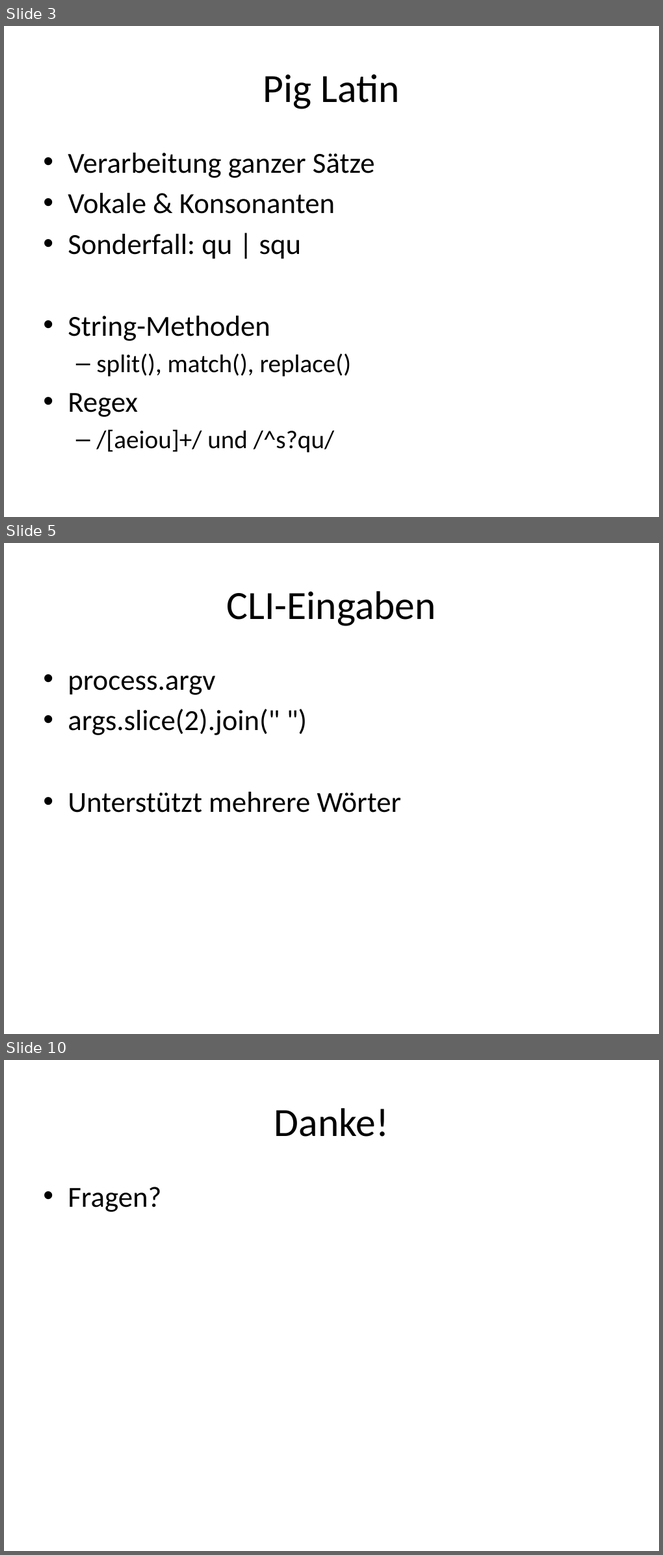
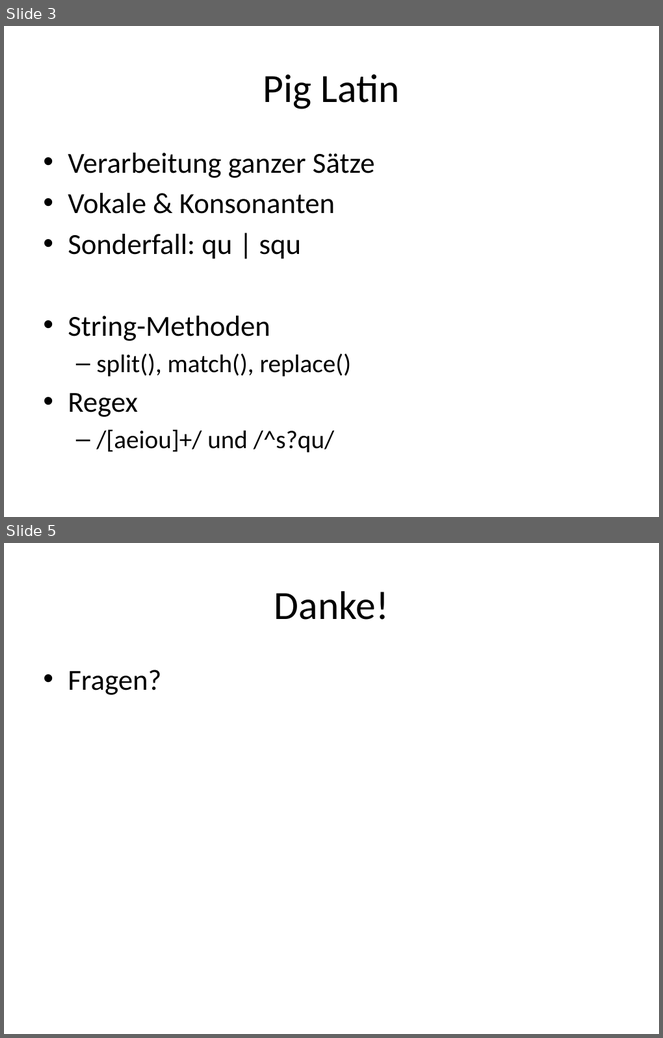
Before and after one commit to qgong-its/com.wbs.nodejs, a slide deck: docs/presentation_de.pptx. Shown one above the other, each under a label of ours: slides 3, 5 and 10 before the commit, slides 3 and 5 after it; the slides between them are not shown. The pictures are 663x1555 and 663x1038 pixels, drawn with LibreOffice and Linux fonts; fonts in the diff are those of the drawing. Boxes give left, top, right and bottom in pixels: in the first picture for what was removed or moved away, otherwise in the second. Text is boxed around its words. In the diff, an @@ line names an element or a change of style, - is before the commit and + after.

```diff
--- a/docs/presentation_de.pptx
+++ b/docs/presentation_de.pptx
@@ slide 5 removed at [4,543,659,1034], background #FFFFFF @@
@@ title removed at [227,591,436,626] @@
-CLI-Eingaben
@@ text removed at [68,676,402,813] @@
-• process.argv
-• args.slice(2).join(" ")
-• Unterstützt mehrere Wörter
@@ what was slide 10 is now slide 5 @@
```
Also in this commit, not shown: 2 slides changed, 4 other slides removed.
